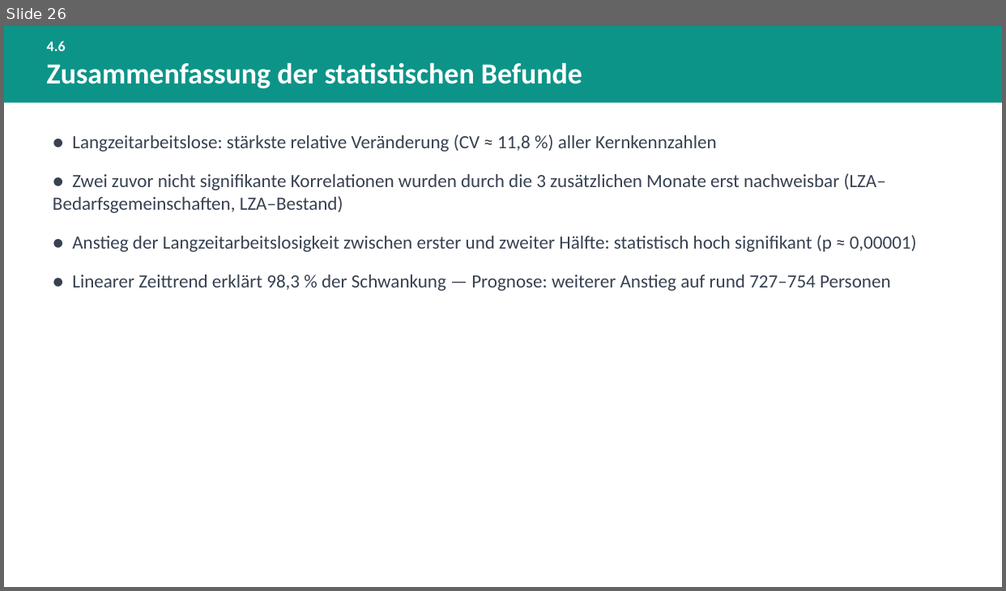
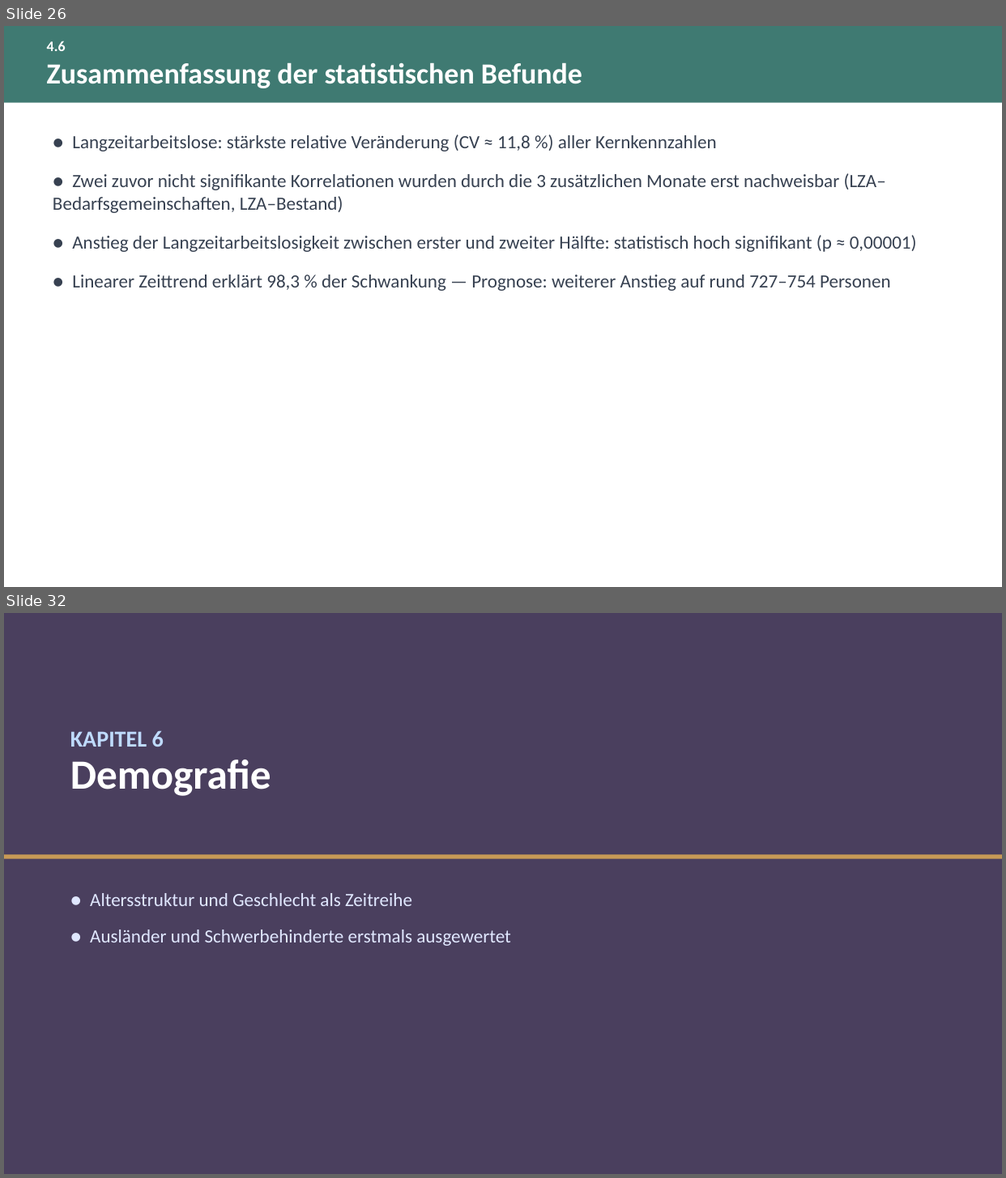
Before and after one commit to eufunk/arbeitsmarkt-regensburg, a slide deck: Dok/Projektpraesentation.pptx. Shown one above the other, each under a label of ours: slide 26 before the commit, slides 26 and 32 after it; the slides between them are not shown. The pictures are 1006x591 and 1006x1178 pixels, drawn with LibreOffice and Linux fonts; fonts in the diff are those of the drawing. Boxes give left, top, right and bottom in pixels: in the first picture for what was removed or moved away, otherwise in the second. Text is boxed around its words. In the diff, an @@ line names an element or a change of style, - is before the commit and + after.

Commit message:
Projektdokumentation und -praesentation um Kapitel 5-11 erweitern, visuell ueberarbeiten
Word: neue Kapitel Fluktuation, Demografie, Erwerbstaetigkeit, Finanzen,
Foerderung, Bezugsdauer und Rechtskreisvergleich in voller Paritaet ergaenzt,
Kennzahlen hervorgehoben, echtes klickbares Inhaltsverzeichnis mit
Seitenzahlen aufgebaut.

PPT: entsprechende Kapitel-Folien ergaenzt, Farbpalette entschaerft,
mehrere Folien auf Kacheln/Panele umgestellt und Zeitraumangaben
(Vormonat/Vorjahresmonat vs. Gesamtzeitraum) praezisiert.

```diff
--- a/Dok/Projektpraesentation.pptx
+++ b/Dok/Projektpraesentation.pptx
@@ slide 32 added at (4, 613, 1002, 1174), background #4A3F5E @@
@@ text added at (70, 730, 164, 747), 22 pt, text #BFDBFE, bold @@
+KAPITEL 6
@@ text added at (70, 760, 271, 796), 40 pt, text #FFFFFF, bold @@
+Demografie
@@ rectangle added at (4, 854, 1002, 859), fill #C79A56 @@
@@ text added at (90, 893, 511, 946), 18 pt, text #E0E7FF @@
+● Altersstruktur und Geschlecht als Zeitreihe
+● Ausländer und Schwerbehinderte erstmals ausgewertet
@@ slide 26 changed as well @@
@@ rectangle at (4, 26, 1002, 102): fill #0D9488 to #3F7A72 @@
```
Also in this commit, not shown: 29 other slides changed, 34 other slides added, 23 other files.
